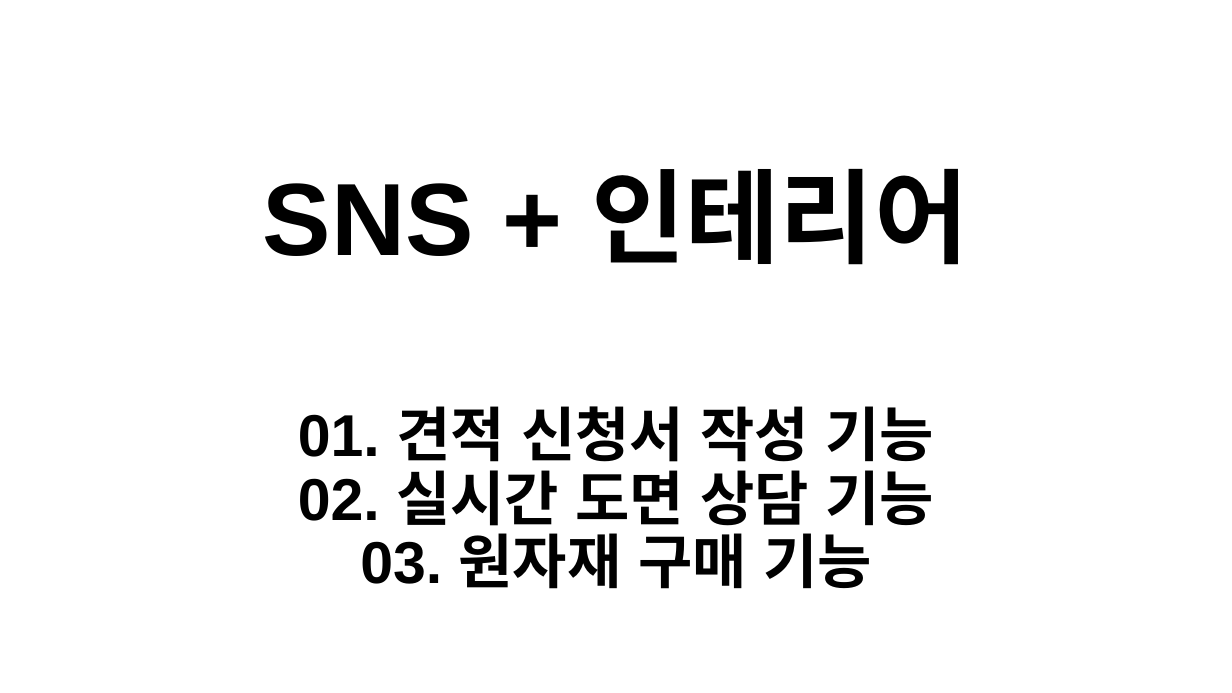
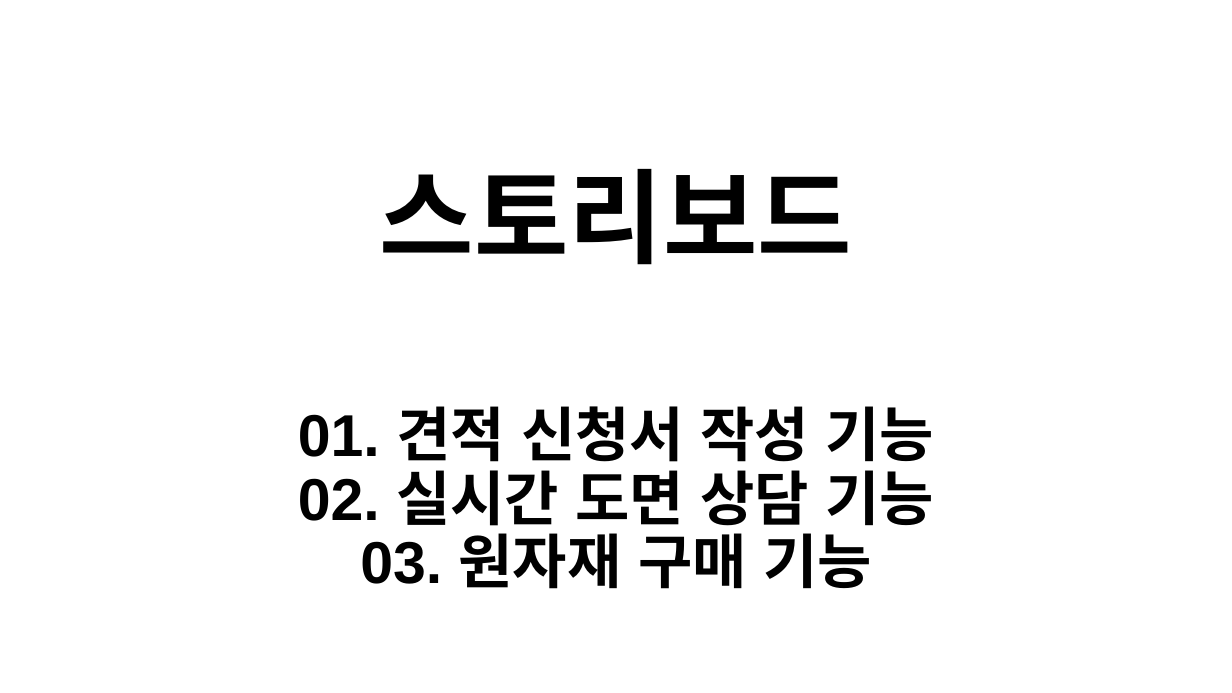
Before and after one commit to Bik00/WD3A5_Project, a slide deck: slide 5 of 스토리보드/스토리보드 - ppt.pptx (slide 2 before the commit). Drawn at 1232x693 pixels with LibreOffice and Linux fonts; fonts in the diff are those of the drawing. Boxes give left, top, right and bottom in pixels: in the first picture for what was removed or moved away, otherwise in the second. Text is boxed around its words. In the diff, an @@ line names an element or a change of style, - is before the commit and + after.

```diff
--- a/스토리보드/스토리보드 - ppt.pptx
+++ b/스토리보드/스토리보드 - ppt.pptx
@@ title at bbox=[298, 169, 935, 589]: text changed @@
-SNS + 인테리어
-01. 견적 신청서 작성 기능
-02. 실시간 도면 상담 기능
-03. 원자재 구매 기능
+스토리보드
+01. 견적 신청서 작성 기능
+02. 실시간 도면 상담 기능
+03. 원자재 구매 기능
```
Also in this commit, not shown: 1 other slide changed, 3 slides added, 24 other files.
